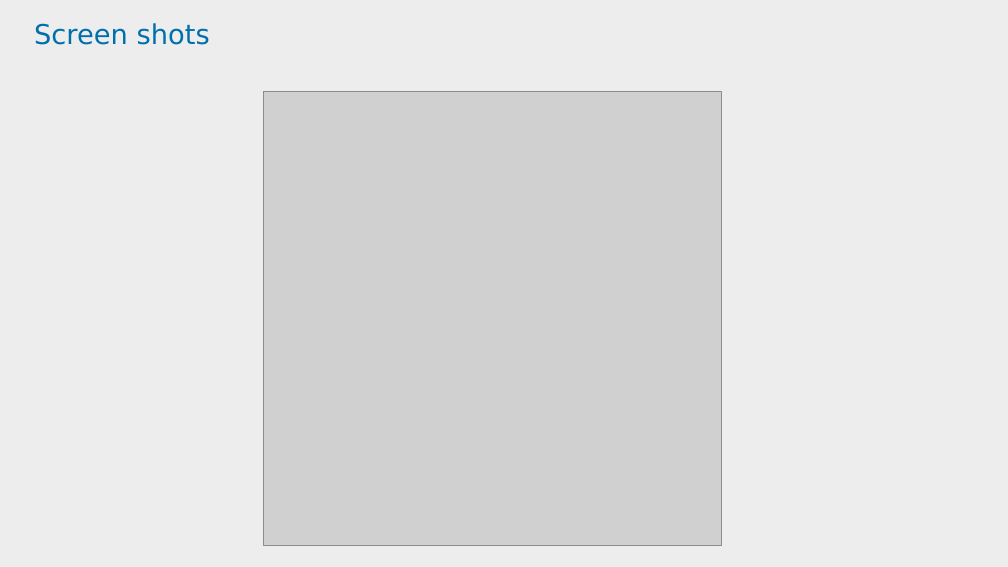
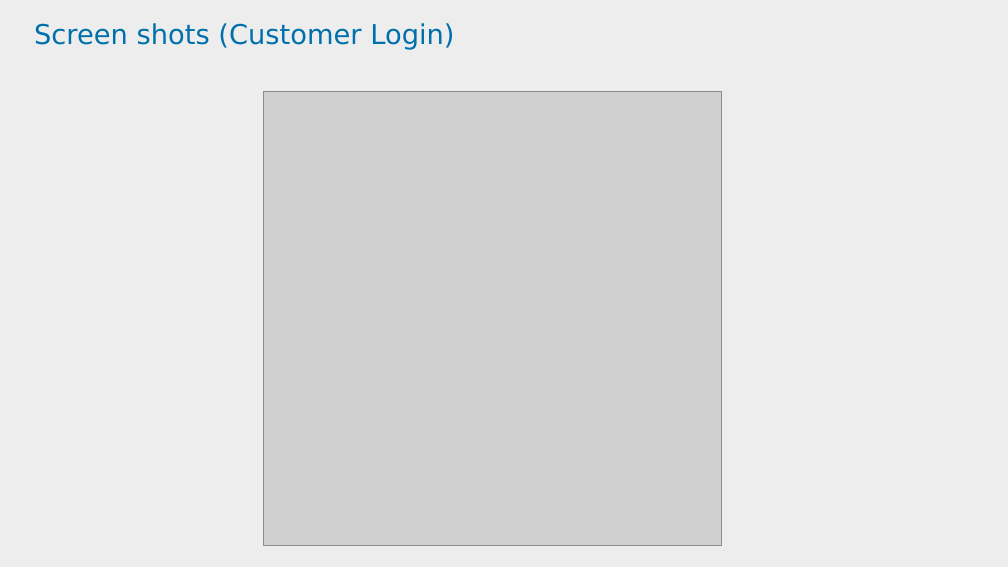
Before and after one commit to tusharp8764/project, a slide deck: slide 12 of Policy Endorsement PPT--FINAL.pptx. Drawn at 1008x567 pixels with LibreOffice and Linux fonts; fonts in the diff are those of the drawing; grey boxes stand for pictures; background and template pictures are left out. Boxes give left, top, right and bottom in pixels: in the first picture for what was removed or moved away, otherwise in the second. Text is boxed around its words. In the diff, an @@ line names an element or a change of style, - is before the commit and + after.

```diff
--- a/Policy Endorsement PPT--FINAL.pptx
+++ b/Policy Endorsement PPT--FINAL.pptx
@@ title at (34,23,454,50): text changed @@
-Screen shots
+Screen shots (Customer Login)
```
Also in this commit, not shown: 10 other slides changed, 1 slide added.
